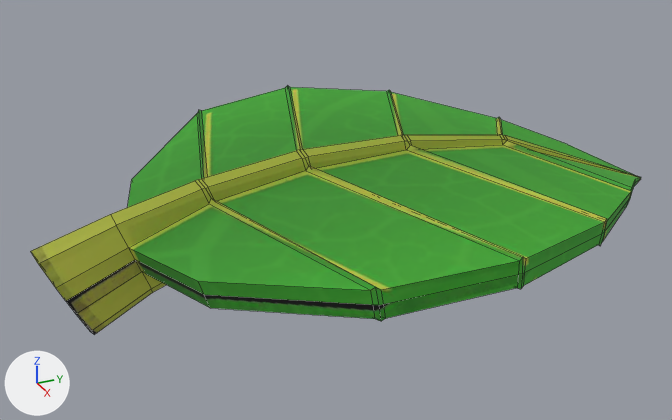
Renders of the OBJ model public/Leaf/leaf.obj from each side of a commit.
The view is the same before and after, from a 50 mm lens placed at (2.54, -1.34, 1.14), pointed at (-0.06, -0.17, -0.16). Every picture has the same lights, and +X, +Y and +Z are marked at lower left. Mesh edges are drawn as thin lines. Where no turn or scale is listed for an object, it has been applied to the vertices.

The first picture shows 'leaf-final-fat_Cylinder.006'.
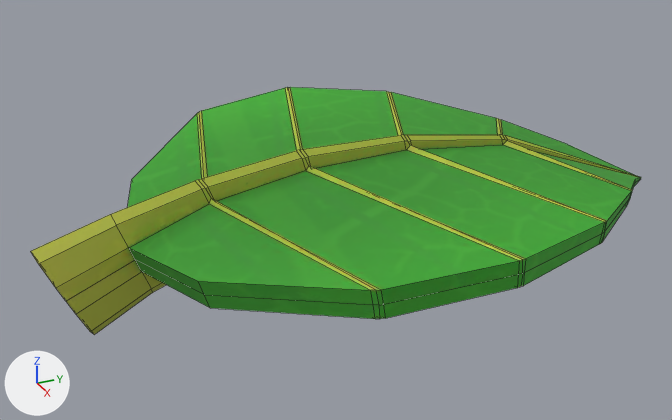
The edits, one by one:
me_leaf_final_fat_cylinder_006 has 246 vertices, 244 faces and spans x -0.82..0.82, y -1.16..1.09, z -0.4..0.1.
me_leaf_final_fat_cylinder_006 is used by ob_leaf_final_fat_cylinder_006; location (0.0, 0.0, 0.0).
Part 1, on me_leaf_final_fat_cylinder_006:
Vertex 4 of me_leaf_final_fat_cylinder_006 moves from (0.39, 0.66, -0.12) at pixel (625, 208) to (0.39, 0.67, -0.12) at pixel (626, 206).
Vertex 112 of me_leaf_final_fat_cylinder_006 moves from (0.67, 0.33, -0.06) at pixel (600, 246) to (0.67, 0.33, -0.06) at pixel (600, 243).
Vertex 143 of me_leaf_final_fat_cylinder_006 moves from (0.39, 0.68, -0.06) at pixel (633, 188) to (0.39, 0.68, -0.06) at pixel (632, 190).
Vertex 215 of me_leaf_final_fat_cylinder_006 moves from (0.67, 0.34, 0.02) at pixel (606, 218) to (0.67, 0.34, 0.01) at pixel (606, 221).
Part 2, on me_leaf_final_fat_cylinder_006:
Vertex 114 of me_leaf_final_fat_cylinder_006 moves from (0.81, -0.04, -0.05) at pixel (520, 289) to (0.81, -0.04, -0.04) at pixel (520, 286).
Vertex 115 of me_leaf_final_fat_cylinder_006 moves from (0.75, -0.41, -0.09) at pixel (381, 321) to (0.75, -0.42, -0.08) at pixel (380, 318).
Vertex 148 of me_leaf_final_fat_cylinder_006 moves from (0.81, -0.04, 0.05) at pixel (523, 256) to (0.81, -0.04, 0.04) at pixel (522, 259).
Vertex 151 of me_leaf_final_fat_cylinder_006 moves from (0.75, -0.43, 0.02) at pixel (375, 287) to (0.75, -0.43, 0.01) at pixel (376, 290).
me_leaf_final_fat_cylinder_006 part 3: texture (UV) coordinates of 244 of 244 faces, centred in x -0.81..0.81, y -1.13..1.08, z -0.34..0.09, changed; they spanned u 0.0..1.0, v 0.0..1.0 and now span u 0.0..1.0, v 0.0..1.0.

Changed parts and their boxes (x1, y1, x2, y2) in the pictures (672 x 420 px; the box of a moved part takes in the faces that stretch with it):
'leaf-final-fat_Cylinder.006', reshaped, surface changed
    before: (30, 85, 641, 335)
    after: (30, 87, 641, 335)
part 1 of me_leaf_final_fat_cylinder_006, moved or reshaped
    before: (407, 141, 633, 246)
    after: (407, 141, 632, 244)
part 2 of me_leaf_final_fat_cylinder_006, moved or reshaped
    before: (209, 166, 526, 321)
    after: (209, 166, 526, 319)
part 3 of me_leaf_final_fat_cylinder_006, surface changed
    both: (30, 87, 641, 335)
